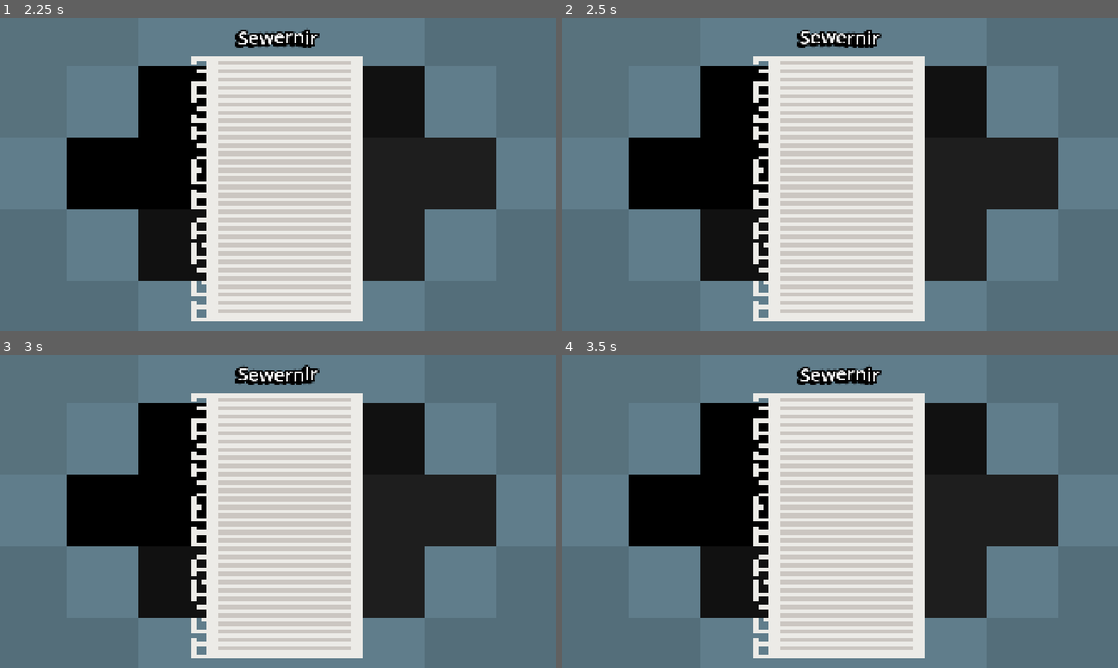
Above: before the commit, frames 1-4 (two rows, left to right).
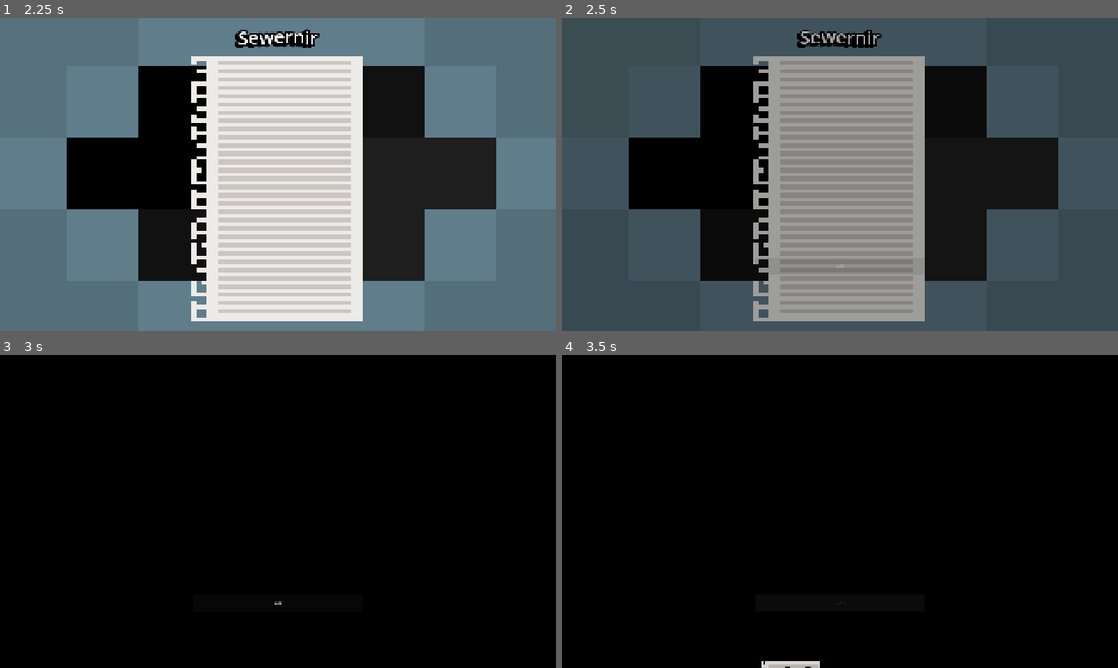
Above: after the commit, the same moments.

Repository: PlastusMaximus/LudumDare58
Game: Godot game, scene res://scenes/ui/menus/main_menu.tscn
Two runs of this game, one before a commit and one after it. Both use one fixed random seed, a clock stepped at 60 frames per second and the inputs below.
Inputs (mouse positions are in pixels of both pictures, inside the frame that each line leads up to):
- Up to frame 1 (2.25 s): click "Settings" at 0.5 s; click "Start Game" at 1.25 s; move the mouse to (400, 158) at 2.02 s; hold D (walk_right) from 2.03 s (still down); hold E (interact) from 2.03 s (still down)
- Up to frame 2 (2.5 s): keep holding D (walk_right); keep holding E (interact); tap Space (tutorial) at 2.3 s
- Up to frame 3 (3 s): move the mouse to (166, 527) at 2.77 s; release D (walk_right) at 2.78 s; release E (interact) at 2.78 s; hold S (walk_down) from 2.78 s (still down); tap Space (tutorial) at 2.85 s
- Up to frame 4 (3.5 s): keep holding S (walk_down); tap E (interact) at 3.05 s

Frame 1 is identical in both runs. In frame 2, 78% of the frame differs, in the area x 0-100%, y 0-100%; in frame 3, 86%; in frame 4, 86%.
Error before the commit: Parse Error: Expected indented block after function declaration. (res://scripts/managers/game_manager.gd:16)

Commit message:
Additional effects + polishing

Diff:
--- a/scenes/dead_hook.tscn
+++ b/scenes/dead_hook.tscn
@@ -1,10 +1,13 @@
-[gd_scene load_steps=4 format=3 uid="uid://c87lxb0i7fp4k"]
+[gd_scene load_steps=5 format=3 uid="uid://c87lxb0i7fp4k"]
 
 [ext_resource type="Script" uid="uid://c7hpefnt2lxy8" path="res://scripts/dead_hook.gd" id="1_0glt3"]
 [ext_resource type="Texture2D" uid="uid://cx6qa8kqnrm86" path="res://assets/visual/dead_hook.png" id="1_futm0"]
 
 [sub_resource type="RectangleShape2D" id="RectangleShape2D_0glt3"]
 size = Vector2(14, 5)
+
+[sub_resource type="CircleShape2D" id="CircleShape2D_0glt3"]
+radius = 5.0
 
 [node name="DeadHook" type="StaticBody2D" groups=["DeadHooks"]]
 collision_layer = 8
@@ -18,3 +21,7 @@
 [node name="CollisionShape2D" type="CollisionShape2D" parent="."]
 position = Vector2(0, -0.5)
 shape = SubResource("RectangleShape2D_0glt3")
+
+[node name="CollisionShape2D2" type="CollisionShape2D" parent="."]
+position = Vector2(0, -3)
+shape = SubResource("CircleShape2D_0glt3")
--- a/scenes/entities/enemies/easy_enemy.tscn
+++ /dev/null
@@ -1,31 +0,0 @@
-[gd_scene load_steps=5 format=3 uid="uid://bfoiiqfaflj56"]
-
-[ext_resource type="Script" uid="uid://cmlg4sfvv8gv3" path="res://scripts/entities/enemy.gd" id="1_mt88q"]
-
-[sub_resource type="SpriteFrames" id="SpriteFrames_735i8"]
-
-[sub_resource type="CircleShape2D" id="CircleShape2D_md0e3"]
-radius = 4.0
-
-[sub_resource type="CircleShape2D" id="CircleShape2D_4ra3w"]
-radius = 5.0
-
-[node name="EasyEnemy" type="CharacterBody2D" groups=["Enemies"]]
-collision_layer = 3
-collision_mask = 3
-script = ExtResource("1_mt88q")
-
-[node name="AnimatedSprite" type="AnimatedSprite2D" parent="."]
-sprite_frames = SubResource("SpriteFrames_735i8")
-
-[node name="CollisionShape" type="CollisionShape2D" parent="."]
-shape = SubResource("CircleShape2D_md0e3")
-
-[node name="NavigationAgent2D" type="NavigationAgent2D" parent="."]
-
-[node name="CollisionArea" type="Area2D" parent="."]
-
-[node name="CollisionShape" type="CollisionShape2D" parent="CollisionArea"]
-shape = SubResource("CircleShape2D_4ra3w")
-
-[connection signal="body_entered" from="CollisionArea" to="." method="_on_collision_area_body_entered"]
--- a/scenes/entities/enemies/enemy.tscn
+++ b/scenes/entities/enemies/enemy.tscn
@@ -1,7 +1,8 @@
-[gd_scene load_steps=38 format=3 uid="uid://dyms4wvgonf18"]
+[gd_scene load_steps=39 format=3 uid="uid://dyms4wvgonf18"]
 
 [ext_resource type="Script" uid="uid://cmlg4sfvv8gv3" path="res://scripts/entities/enemy.gd" id="1_essrt"]
 [ext_resource type="Texture2D" uid="uid://pc1fs60m2r5k" path="res://assets/visual/enemy_sprite_sheet.png" id="2_c8ylr"]
+[ext_resource type="AudioStream" uid="uid://cc2f42l21ifyj" path="res://assets/audio/sfx/enemy_sfx.mp3" id="3_c8ylr"]
 
 [sub_resource type="AtlasTexture" id="AtlasTexture_fa8ir"]
 atlas = ExtResource("2_c8ylr")
@@ -278,4 +279,7 @@
 [node name="CollisionShape" type="CollisionShape2D" parent="CollisionArea"]
 shape = SubResource("CircleShape2D_4ra3w")
 
+[node name="CollisionSFX" type="AudioStreamPlayer2D" parent="."]
+stream = ExtResource("3_c8ylr")
+
 [connection signal="body_entered" from="CollisionArea" to="." method="_on_collision_area_body_entered"]
--- a/scenes/level/level1.tscn
+++ b/scenes/level/level1.tscn
@@ -48,7 +48,7 @@
 difficulty = 1
 
 [node name="Player" parent="." instance=ExtResource("2_mg8dc")]
-position = Vector2(124, 141)
+position = Vector2(152, 119)
 
 [node name="Camera" type="Camera2D" parent="Player" groups=["Camera"]]
 zoom = Vector2(10, 10)
--- a/scenes/level/level2.tscn
+++ b/scenes/level/level2.tscn
@@ -36,11 +36,13 @@
 [node name="Enemy" parent="Enemies" instance=ExtResource("4_7jkud")]
 position = Vector2(49, 54)
 rotation = 1.5707964
+movement = 1
 difficulty = 1
 
 [node name="Enemy2" parent="Enemies" instance=ExtResource("4_7jkud")]
 position = Vector2(254, 54)
 rotation = 4.712389
+movement = 1
 difficulty = 1
 
 [node name="Enemy6" parent="Enemies" instance=ExtResource("4_7jkud")]
@@ -55,7 +57,7 @@
 position = Vector2(216, 98)
 
 [node name="Player" parent="." instance=ExtResource("2_7jkud")]
-position = Vector2(124, 141)
+position = Vector2(152, 119)
 
 [node name="Camera" type="Camera2D" parent="Player" groups=["Camera"]]
 zoom = Vector2(10, 10)
--- a/scenes/level/level3.tscn
+++ b/scenes/level/level3.tscn
@@ -71,7 +71,7 @@
 difficulty = 2
 
 [node name="Player" parent="." instance=ExtResource("2_w4sk7")]
-position = Vector2(120, 213)
+position = Vector2(200, 185)
 
 [node name="Camera" type="Camera2D" parent="Player" groups=["Camera"]]
 zoom = Vector2(8, 8)
--- a/scenes/level/level4.tscn
+++ b/scenes/level/level4.tscn
@@ -64,7 +64,7 @@
 difficulty = 1
 
 [node name="Player" parent="." instance=ExtResource("2_nw7tt")]
-position = Vector2(120, 213)
+position = Vector2(200, 179)
 
 [node name="Camera" type="Camera2D" parent="Player" groups=["Camera"]]
 zoom = Vector2(8, 8)
--- a/scenes/level/level5.tscn
+++ b/scenes/level/level5.tscn
@@ -59,7 +59,7 @@
 difficulty = 3
 
 [node name="Player" parent="." instance=ExtResource("2_nw7tt")]
-position = Vector2(120, 213)
+position = Vector2(200, 181)
 
 [node name="Camera" type="Camera2D" parent="Player" groups=["Camera"]]
 zoom = Vector2(8, 8)
--- a/scenes/level/level6.tscn
+++ b/scenes/level/level6.tscn
@@ -87,7 +87,7 @@
 difficulty = 3
 
 [node name="Player" parent="." instance=ExtResource("3_x7ivo")]
-position = Vector2(120, 213)
+position = Vector2(200, 185)
 
 [node name="Camera" type="Camera2D" parent="Player" groups=["Camera"]]
 zoom = Vector2(8, 8)
--- a/scenes/level/level7.tscn
+++ b/scenes/level/level7.tscn
@@ -95,7 +95,7 @@
 difficulty = 3
 
 [node name="Player" parent="." instance=ExtResource("3_ahxds")]
-position = Vector2(120, 213)
+position = Vector2(200, 182)
 
 [node name="Camera" type="Camera2D" parent="Player" groups=["Camera"]]
 zoom = Vector2(8, 8)
--- a/scenes/managers/game_manager.tscn
+++ b/scenes/managers/game_manager.tscn
@@ -1,11 +1,10 @@
-[gd_scene load_steps=9 format=3 uid="uid://5x6a0s1sa2cg"]
+[gd_scene load_steps=8 format=3 uid="uid://5x6a0s1sa2cg"]
 
 [ext_resource type="Script" uid="uid://dtfgfk5io8qir" path="res://scripts/managers/game_manager.gd" id="1_3yu1d"]
 [ext_resource type="PackedScene" uid="uid://da7gnrajkgj2c" path="res://scenes/ui/menus/pause_menu.tscn" id="2_c2g8d"]
 [ext_resource type="PackedScene" uid="uid://bg1df5v7005o5" path="res://scenes/ui/ui.tscn" id="2_fagfu"]
 [ext_resource type="PackedScene" uid="uid://yy864im71bdh" path="res://scenes/ui/menus/settings/settings.tscn" id="3_fagfu"]
 [ext_resource type="PackedScene" uid="uid://ba54fsx3qf4fg" path="res://scenes/ui/menus/shop.tscn" id="3_psj4q"]
-[ext_resource type="PackedScene" uid="uid://dx50qivss6fu8" path="res://scenes/managers/music_manager.tscn" id="4_psj4q"]
 [ext_resource type="PackedScene" uid="uid://cjnhpggtlrhj4" path="res://scenes/ui/dialogue_box.tscn" id="4_ssqxr"]
 [ext_resource type="Script" uid="uid://c1dg1yycdn35" path="res://scripts/managers/load_manager.gd" id="5_ssqxr"]
 
@@ -30,7 +29,5 @@
 offset_bottom = 1080.0
 mouse_filter = 2
 
-[node name="MusicManager" parent="UI_Layer" instance=ExtResource("4_psj4q")]
-
 [node name="LoadManager" type="Node" parent="UI_Layer"]
 script = ExtResource("5_ssqxr")
--- a/scenes/pipe.tscn
+++ b/scenes/pipe.tscn
@@ -1,8 +1,9 @@
-[gd_scene load_steps=39 format=3 uid="uid://cauuyn3ddtg0p"]
+[gd_scene load_steps=40 format=3 uid="uid://cauuyn3ddtg0p"]
 
 [ext_resource type="Script" uid="uid://dwe7nhmsagqcm" path="res://scripts/pipe.gd" id="1_arpqm"]
 [ext_resource type="Texture2D" uid="uid://cp653ox5jqfpq" path="res://assets/visual/pipe_animation.png" id="2_arpqm"]
 [ext_resource type="Texture2D" uid="uid://c76gyg4o3lsne" path="res://assets/visual/pipe_animation_2.png" id="3_8p0di"]
+[ext_resource type="AudioStream" uid="uid://dghwnrii8ltoj" path="res://assets/audio/sfx/pipe_sfx.mp3" id="4_ejsh2"]
 
 [sub_resource type="AtlasTexture" id="AtlasTexture_8p0di"]
 atlas = ExtResource("2_arpqm")
@@ -309,4 +310,7 @@
 position = Vector2(0, 0.5)
 shape = SubResource("CircleShape2D_arpqm")
 
+[node name="CollectionSFX" type="AudioStreamPlayer2D" parent="."]
+stream = ExtResource("4_ejsh2")
+
 [connection signal="body_entered" from="CollectionArea" to="." method="_on_area_body_entered"]
--- a/scenes/ui/menus/pause_menu.tscn
+++ b/scenes/ui/menus/pause_menu.tscn
@@ -27,6 +27,7 @@
 offset_bottom = -1080.0
 grow_horizontal = 2
 grow_vertical = 2
+mouse_filter = 2
 script = ExtResource("1_yle2f")
 
 [node name="Background" type="Control" parent="."]
--- a/scenes/ui/menus/settings/settings.tscn
+++ b/scenes/ui/menus/settings/settings.tscn
@@ -4,9 +4,11 @@
 [ext_resource type="PackedScene" uid="uid://c7xkoufr2uadr" path="res://scenes/ui/menus/settings/slider_setting.tscn" id="2_r6d6q"]
 
 [node name="Settings" type="Control"]
+process_mode = 3
 custom_minimum_size = Vector2(350, 1080)
 layout_mode = 3
 anchors_preset = 0
+mouse_filter = 2
 script = ExtResource("1_5p8wc")
 
 [node name="TabContainer" type="TabContainer" parent="."]
--- a/scenes/ui/ui.tscn
+++ b/scenes/ui/ui.tscn
@@ -12,6 +12,7 @@
 anchor_bottom = 1.0
 grow_horizontal = 2
 grow_vertical = 2
+mouse_filter = 2
 script = ExtResource("1_u7n8c")
 
 [node name="Stats" type="VBoxContainer" parent="."]
@@ -101,4 +102,5 @@
 Press [color=red]E[/color] to apply the rope on [color=red]wall hooks[/color].
 You can also use pins to apply the rope on the [color=red]floor[/color].
 Press [color=purple]Q[/color] to [color=purple]let go[/color] of the rope.
-Press [color=light_blue]F[/color] to  [color=light_blue]drink[/color] (stay hydrated!)"
+Press [color=light_blue]F[/color] to  [color=light_blue]drink[/color] (stay hydrated!)
+Press [Space] to hide this"
--- a/scripts/entities/enemy.gd
+++ b/scripts/entities/enemy.gd
@@ -24,6 +24,7 @@
 @onready var animated_sprite: AnimatedSprite2D = $AnimatedSprite
 @onready var collision_shape: CollisionShape2D = $CollisionShape
 @onready var navigation_agent_2d: NavigationAgent2D = $NavigationAgent2D
+@onready var collision_sfx: AudioStreamPlayer2D = $CollisionSFX
 
 var speed: int = 150
 var damage: int = 1
@@ -119,4 +120,6 @@
 			animated_sprite.play("hard")
 
 func _on_collision_area_body_entered(_sbody: Node2D) -> void:
+	collision_sfx.pitch_scale = randf_range(.8,1.2)
+	collision_sfx.play()
 	rotation_degrees += randi_range(135,225)
--- a/scripts/entities/player.gd
+++ b/scripts/entities/player.gd
@@ -94,7 +94,7 @@
 	if event.is_action_pressed("cancel"):
 		if current_rope != null:
 			current_rope.rope_done = true
-			current_rope.queue_free()
+			current_rope.free()
 			current_rope = null
 			StatManagerGlobal.depleted_rope = 0
 			StatManagerGlobal.depleted_pins = 0
@@ -152,4 +152,4 @@
 			await _die_tween().finished
 			get_parent().lost.emit()
 			GameManagerGlobal.quit_game()
-			queue_free()
+			free()
--- a/scripts/level.gd
+++ b/scripts/level.gd
@@ -1,7 +1,6 @@
 class_name Level extends Node2D
 
 const DEAD_HOOK: PackedScene = preload("uid://c87lxb0i7fp4k")
-const SEWERNIR_THEME_LOOP = preload("uid://cv0qq4xgmkhob")
 
 const DEAD_HOOK_TILES: Array[Vector2] = [
 	Vector2(1,0), Vector2(0,1), Vector2(2,1), Vector2(1,2),
@@ -39,6 +38,7 @@
 	won.connect(_on_won)
 
 	_place_tiles_with_scenes()
+	MusicManagerGlobal.pause_track(MusicManagerGlobal.theme_2)
 	MusicManagerGlobal.unpause_track(MusicManagerGlobal.theme_1)
 
 
--- a/scripts/managers/game_manager.gd
+++ b/scripts/managers/game_manager.gd
@@ -6,15 +6,11 @@
 @onready var dialogue_box: DialogueBox = $UI_Layer/DialogueBox
 @onready var pause_menu: PauseMenu = $UI_Layer/PauseMenu
 @onready var settings: Settings = $UI_Layer/Settings
-@onready var music_manager: MusicManager = $UI_Layer/MusicManager
 @onready var load_manager: LoadManager = $UI_Layer/LoadManager
 
 var enemy_movements: Dictionary[Enemy, Enemy.MovementStates] = {}
 var shop_open: bool = false
 var dialogue_box_open: bool = false
-
-func _ready() -> void:
-
 
 ##Hides every UI element and then quits the game
 func quit_game() -> void:
@@ -22,6 +18,8 @@
 	load_manager.quit_game()
 
 func finish_level(scene_path: String) -> void:
+	MusicManagerGlobal.pause_track(MusicManagerGlobal.theme_1)
+	MusicManagerGlobal.unpause_track(MusicManagerGlobal.theme_2)
 	shop.open_shop()
 	shop_open = true
 	await shop.shop_closed
@@ -29,6 +27,8 @@
 	load_scene(scene_path)
 
 func open_shop_in_endless_mode() -> void:
+	MusicManagerGlobal.pause_track(MusicManagerGlobal.theme_1)
+	MusicManagerGlobal.unpause_track(MusicManagerGlobal.theme_2)
 	shop.open_shop()
 	shop_open = true
 
--- a/scripts/managers/music_manager.gd
+++ b/scripts/managers/music_manager.gd
@@ -6,13 +6,8 @@
 @onready var theme_1: AudioStreamPlayer = $Theme1
 @onready var theme_2: AudioStreamPlayer = $Theme2
 
-func _ready() -> void:
-	MusicManagerGlobal.theme_1.play()
-	MusicManagerGlobal.theme_1.stream_paused = true
-	MusicManagerGlobal.theme_2.play()
-
 func pause_track(track: AudioStreamPlayer) -> void:
-	track.stream_paused = true
+	track.stop()
 
 func unpause_track(track: AudioStreamPlayer) -> void:
-	track.stream_paused = false
+	track.play()
--- a/scripts/pipe.gd
+++ b/scripts/pipe.gd
@@ -2,6 +2,7 @@
 
 @onready var animated_sprite: AnimatedSprite2D = $AnimatedSprite
 @onready var collection_area: Area2D = $CollectionArea
+@onready var collection_sfx: AudioStreamPlayer2D = $CollectionSFX
 
 var collecting: bool = false
 
@@ -10,6 +11,8 @@
 
 func start_collecting() -> void:
 	animated_sprite.play("collecting")
+	collection_sfx.pitch_scale = randf_range(.9,1.1)
+	collection_sfx.play()
 	collecting = true
 	collection_area.monitoring = true
 
@@ -17,6 +20,7 @@
 	collecting = false
 	collection_area.monitoring = false
 	animated_sprite.play("activated")
+	collection_sfx.stop()
 
 func _on_area_body_entered(body: Node2D) -> void:
 	if body is Enemy:
--- a/scripts/rope.gd
+++ b/scripts/rope.gd
@@ -27,12 +27,13 @@
 	player = get_tree().get_first_node_in_group("Player")
 	done.connect(_on_done)
 
-func _process(delta: float) -> void:
+func _process(_delta: float) -> void:
 	if not rope_done:
 		set_point_position(points.size()-1, player.global_position)
 
 		if not rope_sounds.playing:
 			rope_sounds.stream = ROPE_SOUNDS.pick_random()
+			rope_sounds.pitch_scale = randf_range(.9,1.1)
 			rope_sounds.play()
 
 		var collision: CollisionShape2D = rope_body.get_child(rope_body.get_children().size()-1)
@@ -80,8 +81,6 @@
 	fixated_knot_collision_shape.shape = rope_collision
 
 	rope_body.add_child(fixated_knot_collision_shape)
-	for child: CollisionShape2D in rope_body.get_children():
-		var segment: SegmentShape2D = child.shape
 
 func determine_dead_hook_position(dead_hook: DeadHook) -> Vector2:
 	var new_position: Vector2 = dead_hook.global_position
--- a/scripts/ui/dialogue_box.gd
+++ b/scripts/ui/dialogue_box.gd
@@ -76,6 +76,9 @@
 				StatManagerGlobal.current_level.opening_animation()
 				await StatManagerGlobal.current_level.opening_animation_finished
 				await appear_tween().finished
+			if current_dialogue_position == 27:
+				await GameManagerGlobal.ui.tutorial_appear_tween().finished
+				GameManagerGlobal.ui.tutorial_visible = true
 		8:
 			if current_dialogue_position == 7:
 				await level_appear_tween().finished
--- a/scripts/ui/dynamic_button.gd
+++ b/scripts/ui/dynamic_button.gd
@@ -12,10 +12,9 @@
 	theme = UI_THEME
 	planned_pos = global_position
 	pivot_offset = size/2
-	#TODO!
-	button_squeak.stream = null
-	#TODO!
-	button_press.stream = null
+
+	button_squeak.stream = preload("uid://ru38vvensg25")
+	button_press.stream = preload("uid://cljscvpepk4b2")
 	button_squeak.add_to_group("SFX")
 	button_press.add_to_group("SFX")
 	add_child(button_squeak)
@@ -43,4 +42,4 @@
 
 func pressed_tween() -> void:
 	button_press.pitch_scale = randf_range(0.95,1.05)
-	button_press.play(0.22)
+	button_press.play()
--- a/scripts/ui/loading_screen.gd
+++ b/scripts/ui/loading_screen.gd
@@ -15,4 +15,4 @@
 func _start_outro_animation() -> void:
 	self.animations.play("disappear")
 	await animations.animation_finished
-	self.queue_free()
+	free()
--- a/scripts/ui/menus/main_menu.gd
+++ b/scripts/ui/menus/main_menu.gd
@@ -7,6 +7,8 @@
 @onready var settings: Settings = GameManagerGlobal.settings
 
 func _ready() -> void:
+	MusicManagerGlobal.pause_track(MusicManagerGlobal.theme_1)
+	MusicManagerGlobal.unpause_track(MusicManagerGlobal.theme_2)
 	appear_tween()
 
 func appear_tween() -> Tween:
@@ -25,6 +27,7 @@
 
 func _on_start_pressed() -> void:
 	await _disappear_tween().finished
+	MusicManagerGlobal.pause_track(MusicManagerGlobal.theme_2)
 	GameManagerGlobal.load_scene("res://scenes/level/tutorial.tscn")
 
 func _on_settings_pressed() -> void:
--- a/scripts/ui/menus/shop.gd
+++ b/scripts/ui/menus/shop.gd
@@ -10,7 +10,6 @@
 @onready var more_rope: DynamicButton = $Menu/HBoxContainer/VBoxContainer/Buttons/MoreRope
 @onready var more_pins: DynamicButton = $Menu/HBoxContainer/VBoxContainer/Buttons/MorePins
 @onready var more_hp: DynamicButton = $Menu/HBoxContainer/VBoxContainer/Buttons/MoreHP
-@onready var more_time: DynamicButton = $Menu/HBoxContainer/VBoxContainer/Buttons/MoreTime
 @onready var buy_shield: DynamicButton = $Menu/HBoxContainer/VBoxContainer/Buttons/BuyShield
 @onready var buy_slushie: DynamicButton = $Menu/HBoxContainer/VBoxContainer/Buttons/BuySlushie
 
@@ -27,7 +26,6 @@
 var slushie_price: int = 20
 
 func open_shop() -> void:
-	StatManagerGlobal.current_level.music.stream_paused = true
 	show()
 	appear_tween()
 	refresh_price_tags()
@@ -96,8 +94,8 @@
 
 func _on_start_pressed() -> void:
 	shop_closed.emit()
-	if StatManagerGlobal.current_level is EndlessMode:
-		StatManagerGlobal.current_level.music.stream_paused = false
+	MusicManagerGlobal.pause_track(MusicManagerGlobal.theme_2)
+	MusicManagerGlobal.unpause_track(MusicManagerGlobal.theme_1)
 	_disappear_tween()
 	hide()
 
Not shown, added: assets/audio/sfx/enemy_sfx.mp3.import
Not shown, added: assets/audio/sfx/pipe_sfx.mp3.import
Binary file changed: assets/visual/splash_screen.aseprite
Binary file changed: assets/visual/splash_screen.png
Not shown, removed: scenes/ui/menus/settings/rope_sound_1.mp3.import
Not shown, added: assets/audio/sfx/enemy_sfx.aup3
Not shown, added: assets/audio/sfx/enemy_sfx.mp3
Not shown, added: assets/audio/sfx/pipe_sfx.aup3
Not shown, added: assets/audio/sfx/pipe_sfx.mp3
Not shown, added: scenes/managers/game_manager.tscn1794049893.tmp
Not shown, removed: scenes/ui/menus/settings/rope_sound_1.mp3
